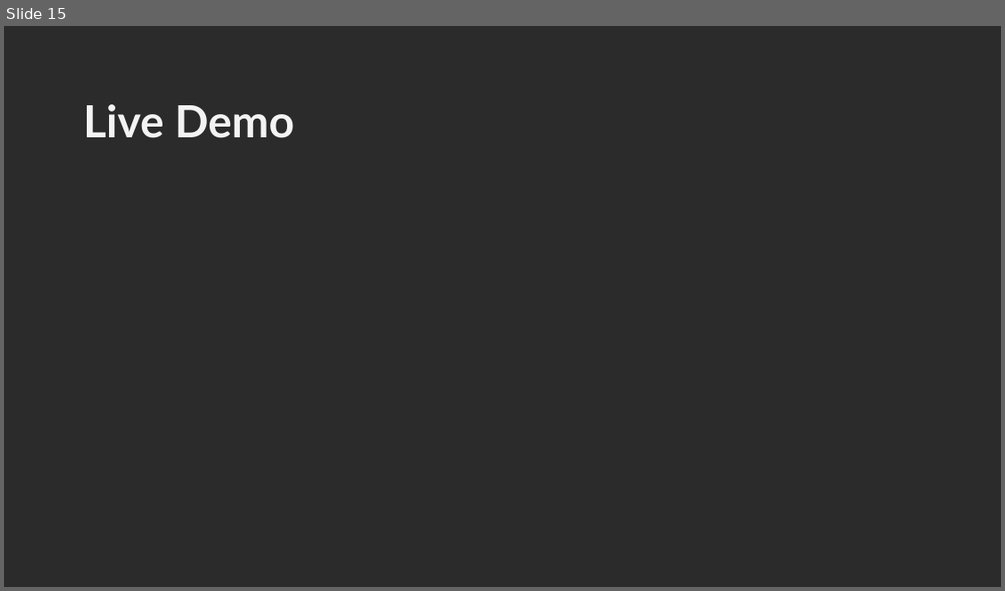
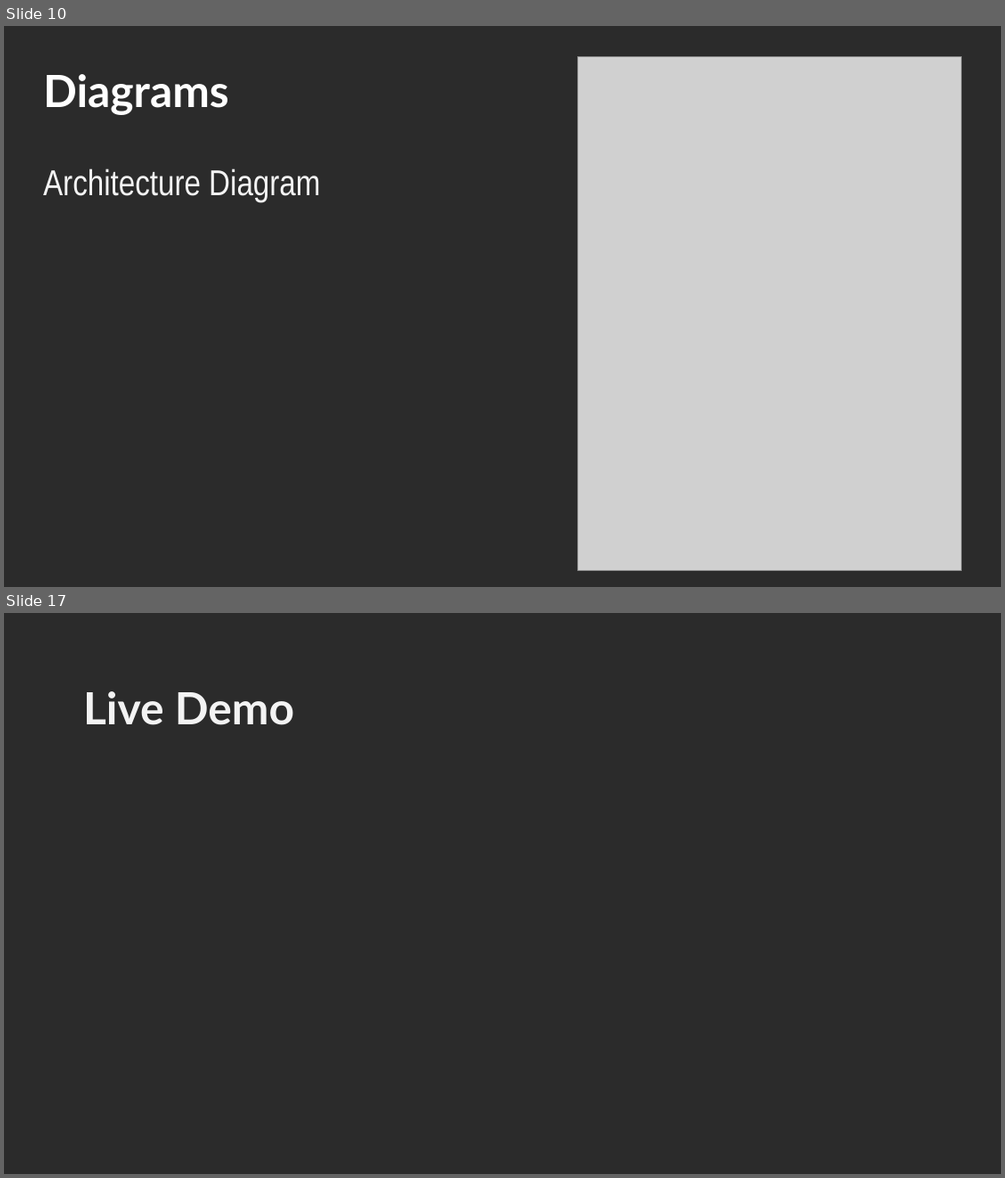
Before and after one commit to YoussifAssem/Genatac, a slide deck: E-Genetics/presentations/new presentation.pptx. Shown one above the other, each under a label of ours: slide 15 before the commit, slides 10 and 17 after it; the slides between them are not shown. The pictures are 1005x591 and 1005x1178 pixels, drawn with LibreOffice and Linux fonts; fonts in the diff are those of the drawing; grey boxes stand for pictures; background and template pictures are left out; a plain dark background stands for a picture behind light text. Boxes give left, top, right and bottom in pixels: in the first picture for what was removed or moved away, otherwise in the second. Text is boxed around its words. In the diff, an @@ line names an element or a change of style, - is before the commit and + after.

```diff
--- a/E-Genetics/presentations/new presentation.pptx
+++ b/E-Genetics/presentations/new presentation.pptx
@@ slide 10 added at (x1=4, y1=26, x2=1001, y2=587), background picture (left out) @@
@@ title added at (x1=43, y1=74, x2=320, y2=202), 26 pt, text #F3F3F3 @@
+Diagrams
+Architecture Diagram
@@ picture added at (x1=578, y1=57, x2=962, y2=571) @@
@@ what was slide 15 is now slide 17 @@
```
Also in this commit, not shown: 7 slides changed, 4 other slides added, 3 slides removed.
